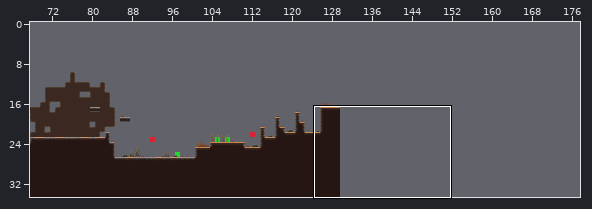
An edit to a level. Tiled map (JSON), scripts/levels/level_one.json. The first picture is a wide view before the edit; the outline marks the close-up.
Close-up. As it was:
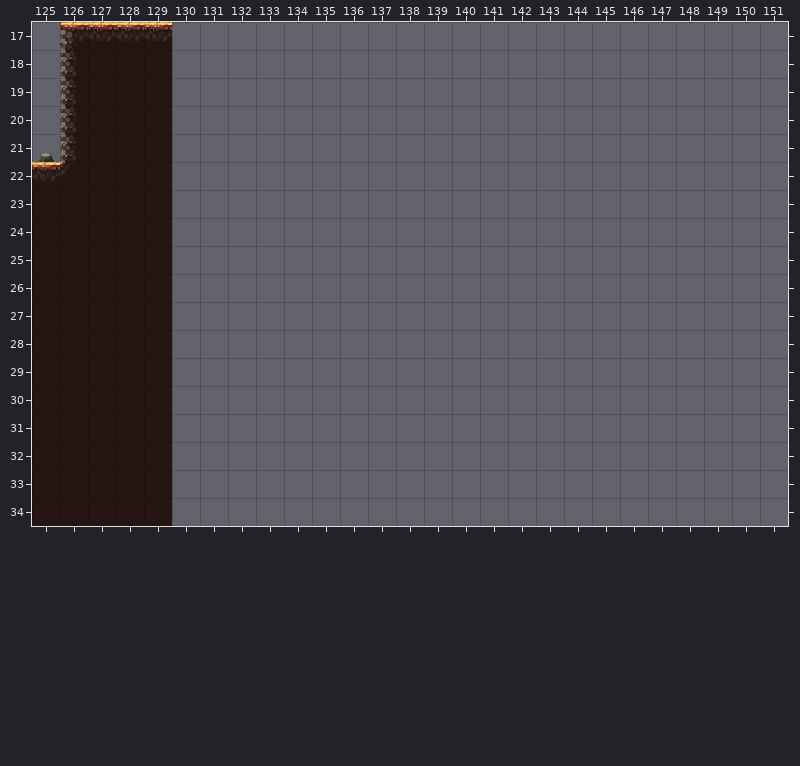
Cells are 36x36 px. Shown: x 125..151, y 17..34. The commit also changed other parts of the map, which this record leaves out. The old version is drawn lined up with the new one.
After:
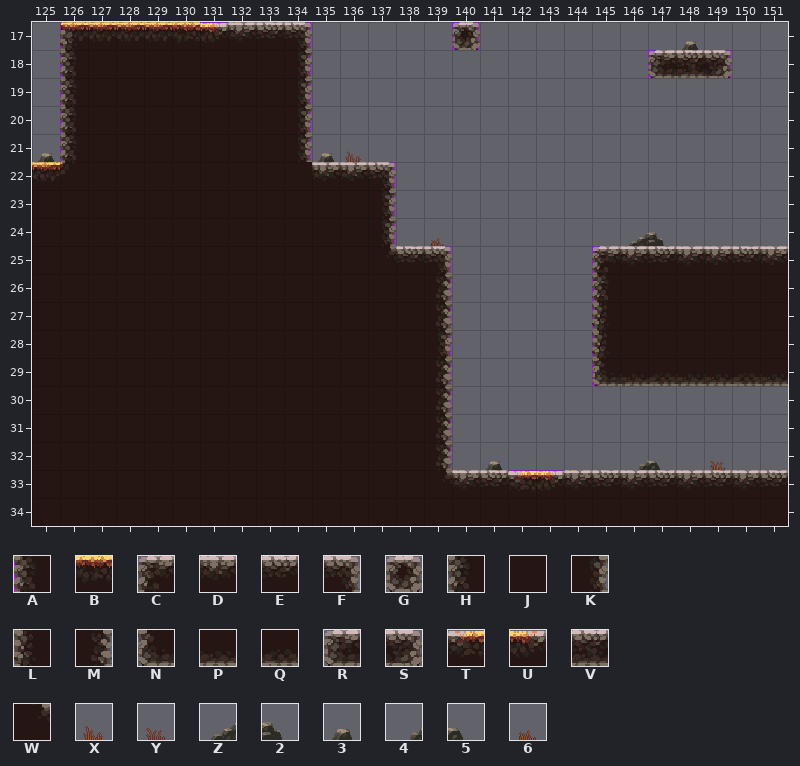
Key: from "collision-entity-tileset": A 0; from "oak_woods_tileset-36x36_acd_tx": B 2, C 5, D 6, E 7, F 8, G 12, H 21, J 22, K 24, L 42, M 45, N 63, P 64, Q 65, R 72, S 74, T 138, U 139, V 222, W 276, X 432, Y 438, Z 448, 2 449, 3 450, 4 451, 5 452, 6 458.
_ is an empty cell, . an unchanged one.
Tiles of an added or newly shown layer are drawn over the layers below it.
See-through tiles are keyed as they look on the map.
The exact change:
map size 130x35 -> 250x35 cells
--- layer "Collision" (now shown)
@@ x 126..149 @@
-17 _...._.._....._.........
-18 _......._............_._
-19 _......._...............
-20 _......._...............
-21 _......._...............
-22 ..........._............
-23 ..........._............
-24 ..........._............
-25 ............._....._....
-26 ............._....._....
-27 ............._....._....
-28 ............._....._....
-29 ............._....._....
-30 ............._..........
-31 ............._..........
-32 ............._..........
-33 ................__......
+17 A....A..A.....A.........
+18 A.......A............A.A
+19 A.......A...............
+20 A.......A...............
+21 A.......A...............
+22 ...........A............
+23 ...........A............
+24 ...........A............
+25 .............A.....A....
+26 .............A.....A....
+27 .............A.....A....
+28 .............A.....A....
+29 .............A.....A....
+30 .............A..........
+31 .............A..........
+32 .............A..........
+33 ................AA......
--- layer "Tiles"
@@ x 130..151 @@
-17 _____....._......._...
-18 _____............___..
-19 _____.................
-20 _____.................
-21 _______...............
-22 ________..............
-23 ________..............
-24 ________._......__....
-25 __________....._______
-26 __________....._______
-27 __________....._______
-28 __________....._______
-29 __________....._______
-30 __________............
-31 __________............
-32 __________._....__._..
-33 ______________________
-34 ______________________
+17 BUDEF.....G.......3...
+18 JJJJK............RVS..
+19 JJJJK.................
+20 JJJJK.................
+21 JJJJK3X...............
+22 JJJJJDDF..............
+23 JJJJJJJK..............
+24 JJJJJJJK.6......Z2....
+25 JJJJJJJWEF.....CDEDDED
+26 JJJJJJJJJM.....HJJJJJJ
+27 JJJJJJJJJM.....LJJJJJJ
+28 JJJJJJJJJK.....LJJJJJJ
+29 JJJJJJJJJM.....NPQPPQP
+30 JJJJJJJJJM............
+31 JJJJJJJJJM............
+32 JJJJJJJJJM.3....45.Y..
+33 JJJJJJJJJWDETUDEDEDEDE
+34 JJJJJJJJJJJJJJJJJJJJJJ
Boxes around the changes in both close-ups, in picture pixels (x1, y1, x2, y2):
added: (60, 22, 62, 162)
added: (172, 22, 788, 526)
